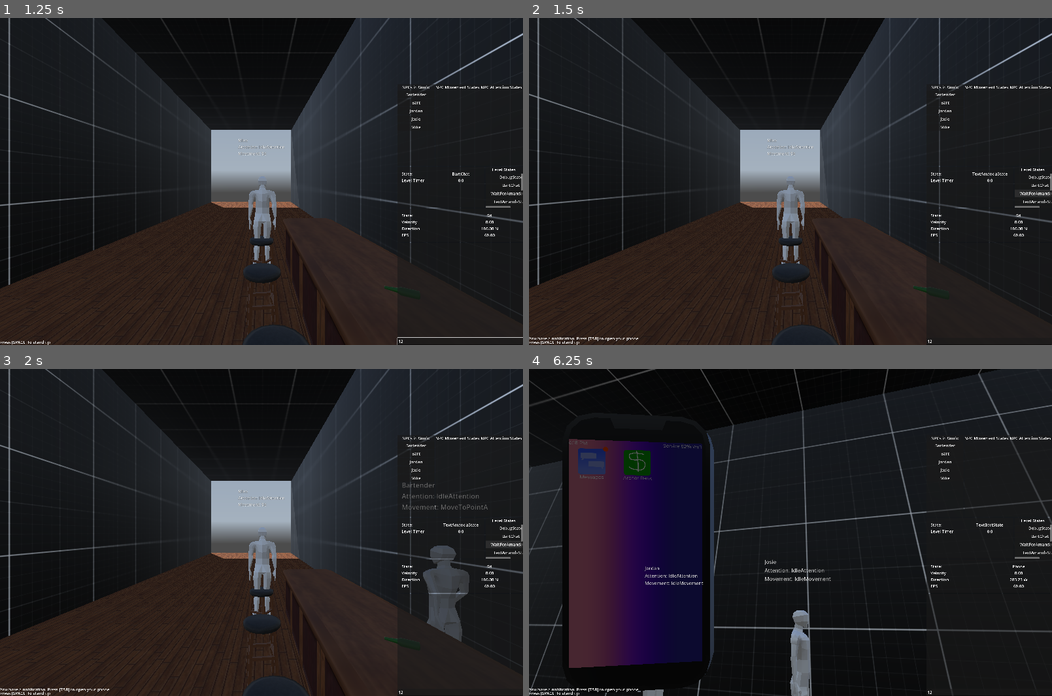
Above: before the commit, frames 1-4 (two rows, left to right).
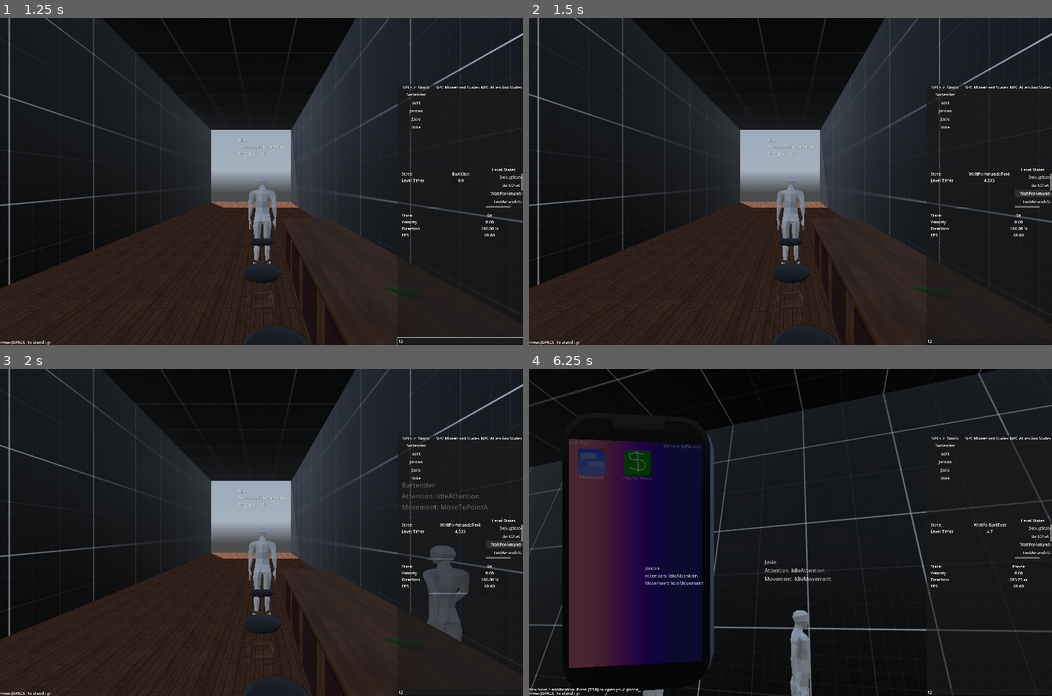
Above: after the commit, the same moments.

Repository: LucasMc17/One-Man-s-Trash
Game: Godot game, scene res://levels/level_01/root.tscn
Two runs of this game, one before a commit and one after it. Both use one fixed random seed, a clock stepped at 60 frames per second and the inputs below. A sky picture missing from this copy of the repository is replaced by a grey-blue gradient.
Inputs (mouse positions are in pixels of both pictures, inside the frame that each line leads up to):
- Up to frame 1 (1.25 s): click (460, 341) at 0.52 s; type "12" at 0.6 s
- Up to frame 2 (1.5 s): click "WaitForAmandaText" at 1.25 s
- Up to frame 3 (2 s): no input
- Up to frame 4 (6.25 s): click "TextAmandaState" at 2 s; click "WaitForBartText" at 2.75 s; click "TextBartState" at 3.5 s; click "GoToBartState" at 4.25 s; click "GoToBartState" at 5 s; tap Space (space) at 5.75 s; move the mouse to (816, 532) at 5.77 s; hold W (move_forward) from 5.78 s (still down); hold Tab (phone) from 5.78 s (still down); tap Enter (enter) at 5.85 s; click (816, 532) at 5.92 s

Frame 1 is identical in both runs. In frame 2, 0.1% of the frame differs, in the area x 0-92%, y 47-99%; in frame 3, 0.1%; in frame 4, less than 0.1%.

Commit message:
refactor hesitantly finished

Diff:
--- a/debug/debug_ui/level_status.gd
+++ b/debug/debug_ui/level_status.gd
@@ -28,7 +28,7 @@
 func _on_level_state_changed(new_state : LevelState) -> void:
 	_state.text = new_state.name
 	if new_state is LevelWaitState:
-		_timer = new_state.TIMER
+		_timer = new_state.timer
 	else:
 		_timer = null
 
--- a/globals/global_node.tscn
+++ b/globals/global_node.tscn
@@ -13,5 +13,3 @@
 [node name="Debug" type="Node" parent="." unique_id=1770779416]
 script = ExtResource("2_u1vfw")
 debug_override = "ON"
-skip_wait_times = true
-skip_typing = true
--- a/levels/level_01/root.gd
+++ b/levels/level_01/root.gd
@@ -2,21 +2,19 @@
 
 # TODO: Again, gotta make a level class/scene which this should inherit from.
 
-@onready var state_machine = %StateMachine
-
 ## How many NPCs the player has asked for a screwdriver.
-var npcs_asked_for_screwdrivers := 0
-
-## The amount of money the player has spent at the bar
-var bar_tab : float:
+var _npcs_asked_for_screwdrivers := 0
+## The amount of money the player has spent at the bar.
+var _bar_tab : float:
 	set(val):
-		bar_tab = val
-		Global.log(bar_tab)
-
-# TODO: I really hate these virtual properties. Don't do this.
+		_bar_tab = val
+		Global.log(_bar_tab)
+## Virtual property exposing the level's current state.
 var current_state : LevelState:
 	get():
 		return state_machine.current_state
+
+@onready var state_machine = %StateMachine
 
 func _ready():
 	Global.level = self
@@ -24,7 +22,7 @@
 	Events.dialog_chosen.connect(_on_dialog_chosen)
 	var mike = Global.npcs.Mike
 	var mike_chair = Global.important_scenes.MikeChair
-	mike.global_position = mike_chair._sit_marker.global_position
+	mike.global_position = mike_chair.sit_marker.global_position
 	mike.current_movement.transition('Sit', { "seat": mike_chair })
 
 
@@ -39,9 +37,9 @@
 	# if talk_tree.behavior_flags.has("CHANGE_TREE_BY_PATH"):
 	# 	npc.talk_tree = talk_tree.behavior_flags.CHANGE_TREE_BY_PATH
 	if talk_tree.behavior_flags.has("ASK_FOR_SCREWDRIVER"):
-		npcs_asked_for_screwdrivers += 1
+		_npcs_asked_for_screwdrivers += 1
 	if talk_tree.behavior_flags.has("ADD_TO_TAB"):
-		bar_tab += talk_tree.behavior_flags.ADD_TO_TAB
+		_bar_tab += talk_tree.behavior_flags.ADD_TO_TAB
 
 
 ## Event listener.
--- a/levels/level_01/root.tscn
+++ b/levels/level_01/root.tscn
@@ -152,31 +152,37 @@
 [node name="BartChat" type="Node" parent="StateMachine" unique_id=1282842520]
 script = ExtResource("14_dv2dd")
 
-[node name="WaitForAmandaText" type="Node" parent="StateMachine" unique_id=1895773746 node_paths=PackedStringArray("TIMER", "NEXT_STATE")]
+[node name="WaitForAmandaText" type="Node" parent="StateMachine" unique_id=1895773746 node_paths=PackedStringArray("timer", "_next_state")]
 script = ExtResource("13_dv2dd")
-TIMER = NodePath("../../LevelTimer")
-NEXT_STATE = NodePath("../TextAmandaState")
+timer = NodePath("../../LevelTimer")
+_next_state = NodePath("../TextAmandaState")
 metadata/_custom_type_script = "uid://daxt11k50236q"
 
-[node name="TextAmandaState" type="Node" parent="StateMachine" unique_id=348951805 node_paths=PackedStringArray("NEXT_STATE")]
+[node name="TextAmandaState" type="Node" parent="StateMachine" unique_id=348951805 node_paths=PackedStringArray("_next_state", "NEXT_STATE")]
 script = ExtResource("10_06tnj")
+_contact = ExtResource("11_v74tu")
 CONTACT = ExtResource("11_v74tu")
+_new_exchange = ExtResource("12_e1ace")
 NEW_EXCHANGE = ExtResource("12_e1ace")
+_next_state = NodePath("../WaitForBartText")
 NEXT_STATE = NodePath("../WaitForBartText")
 metadata/_custom_type_script = "uid://dvwhpd62w54hn"
 
-[node name="WaitForBartText" type="Node" parent="StateMachine" unique_id=1710754026 node_paths=PackedStringArray("TIMER", "NEXT_STATE")]
+[node name="WaitForBartText" type="Node" parent="StateMachine" unique_id=1710754026 node_paths=PackedStringArray("timer", "_next_state")]
 script = ExtResource("15_x43fk")
-TIMER = NodePath("../../LevelTimer")
-NEXT_STATE = NodePath("../TextBartState")
+timer = NodePath("../../LevelTimer")
+_next_state = NodePath("../TextBartState")
 metadata/_custom_type_script = "uid://daxt11k50236q"
 
-[node name="TextBartState" type="Node" parent="StateMachine" unique_id=1040090896 node_paths=PackedStringArray("NEXT_STATE")]
+[node name="TextBartState" type="Node" parent="StateMachine" unique_id=1040090896 node_paths=PackedStringArray("_next_state", "NEXT_STATE")]
 script = ExtResource("10_06tnj")
+_contact = ExtResource("13_xjxtq")
 CONTACT = ExtResource("13_xjxtq")
+_new_exchange = ExtResource("14_x43fk")
 NEW_EXCHANGE = ExtResource("14_x43fk")
+_next_state = NodePath("../GoToBartState")
 NEXT_STATE = NodePath("../GoToBartState")
-TIME = "6:22 PM"
+time = "6:22 PM"
 metadata/_custom_type_script = "uid://dvwhpd62w54hn"
 
 [node name="GoToBartState" type="Node" parent="StateMachine" unique_id=168205953]
@@ -184,7 +190,7 @@
 
 [node name="LookForScrewdriverState" type="Node" parent="StateMachine" unique_id=1813137226]
 script = ExtResource("19_2q5mi")
-TIME = "6:25 PM"
+time = "6:25 PM"
 
 [node name="LevelTimer" type="Timer" parent="." unique_id=755238126]
 
--- a/levels/level_01/states/bart_chat_state.gd
+++ b/levels/level_01/states/bart_chat_state.gd
@@ -6,8 +6,8 @@
 	var bart = Global.npcs.Bart
 	var player_chair = Global.important_scenes.PlayerChair
 	var bart_chair = Global.important_scenes.BartChair
-	bart.global_position = bart_chair._sit_marker.global_position
-	Global.player.global_position = player_chair._sit_marker.global_position
+	bart.global_position = bart_chair.sit_marker.global_position
+	Global.player.global_position = player_chair.sit_marker.global_position
 	Global.player.current_movement.transition('Sit', { "seat": player_chair })
 	Global.player.movement_state_machine.lock()
 	bart.current_movement.transition('Sit', { "seat": bart_chair })
--- a/levels/level_01/states/look_for_screwdriver_state.gd
+++ b/levels/level_01/states/look_for_screwdriver_state.gd
@@ -20,7 +20,6 @@
 func exit():
 	super()
 	Events.conversation_ended.disconnect(_on_conversation_ended)
-	# Global.npcs.Bartender._interactable.monitorable = true
 
 
 func _on_conversation_ended(npc : NPC):
--- a/levels/states/level_state.gd
+++ b/levels/states/level_state.gd
@@ -1,11 +1,10 @@
 class_name LevelState extends State
 
-# TODO: Migrate the below to lower case.
 ## Optional new time stamp for the level state, updating the global time property
-@export var TIME : String
+@export var time : String
 
 func enter(previous_state, ext):
 	super(previous_state, ext)
-	if !TIME.is_empty():
-		Global.game_state.time = TIME
+	if !time.is_empty():
+		Global.game_state.time = time
 	Events.level_state_changed.emit(self)
--- a/levels/states/level_texting_state.gd
+++ b/levels/states/level_texting_state.gd
@@ -1,17 +1,25 @@
 class_name LevelTextingState extends LevelState
 
-@export var CONTACT : TextContact
-@export var NEW_EXCHANGE : MessageList
-@export var NEXT_STATE : LevelState
+## The contact whom the player must have a text conversation with to end this state.
+@export var _contact : TextContact
+## The new exchange the player will have during this level state.
+@export var _new_exchange : MessageList
+## The state to transition to after the text conversation ends.
+@export var _next_state : LevelState
+## The extension to pass to the next state.
+@export var _next_state_extention := {}
 
 func enter(previous_state, ext):
 	super(previous_state, ext)
-	Events.text_received.emit(CONTACT, NEW_EXCHANGE)
+	Events.text_received.emit(_contact, _new_exchange)
 	Events.texting_ended.connect(_on_texting_ended)
+
 
 func exit():
 	Events.texting_ended.disconnect(_on_texting_ended)
 
+
+## Event Listener for global signal.
 func _on_texting_ended(contact : TextContact):
-	if contact == CONTACT:
-		transition(NEXT_STATE.name)
+	if contact == _contact:
+		transition(_next_state.name, _next_state_extention)
--- a/levels/states/level_wait_state.gd
+++ b/levels/states/level_wait_state.gd
@@ -1,22 +1,29 @@
 class_name LevelWaitState extends LevelState
 
-@export var TIMER : Timer
-@export var WAIT_TIME := 5.0
-@export var NEXT_STATE : LevelState
-@export var NEXT_STATE_EXTENSION := {}
+## The level timer to initialize for this state.
+@export var timer : Timer
+## How long in seconds the timer should run before this state expires.
+@export var _wait_time := 5.0
+## The next state to transition to once the timer ends.
+@export var _next_state : LevelState
+## The extension to pass to the next state.
+@export var _next_state_extention := {}
 
 func enter(previous_state, ext):
 	super(previous_state, ext)
-	TIMER.timeout.connect(_on_timer_timeout)
+	timer.timeout.connect(_on_timer_timeout)
 	if Global.debug.skip_wait_times:
-		TIMER.wait_time = 0.1
+		timer.wait_time = 0.1
 	else:
-		TIMER.wait_time = WAIT_TIME
-	TIMER.start()
+		timer.wait_time = _wait_time
+	timer.start()
+
 
 func exit():
-	TIMER.stop()
-	TIMER.timeout.disconnect(_on_timer_timeout)
+	timer.stop()
+	timer.timeout.disconnect(_on_timer_timeout)
 
+
+## Event Listener
 func _on_timer_timeout():
-	transition(NEXT_STATE.name, NEXT_STATE_EXTENSION)
+	transition(_next_state.name, _next_state_extention)
--- a/scenes/chairs/chair.gd
+++ b/scenes/chairs/chair.gd
@@ -10,15 +10,15 @@
 		_true_sit_position = val
 		_true_sit_position.y += 1
 		sit_position = val
-		if _sit_marker:
-			_sit_marker.position = sit_position
+		if sit_marker:
+			sit_marker.position = sit_position
 		if _eyeline_marker:
 			_eyeline_marker.position = _true_sit_position
 ## The position which the actor will move to when leaving the sitting state.
 @export var get_off_position := Vector3(-1, 0, 0):
 	set(val):
-		if _get_off_marker:
-			_get_off_marker.position = val
+		if get_off_marker:
+			get_off_marker.position = val
 		get_off_position = val
 
 @export_category("Model Info")
@@ -58,11 +58,11 @@
 var _true_sit_position := Vector3(0, 0.5, 0)
 
 @onready var interactable = %Interactable
-@onready var _sit_marker = %SitMarker
+@onready var sit_marker = %SitMarker
+@onready var get_off_marker = %GetOffMarker
 @onready var _eyeline_marker = %EyelineMarker
 @onready var _chair_mesh_instance = %ChairMesh
 @onready var _collision_shape_instance = %CollisionShape
-@onready var _get_off_marker = %GetOffMarker
 
 func _ready():
 	# force subscenes to access set functions
--- a/scenes/characters/npcs/states/movement_states/npc_sit_state.gd
+++ b/scenes/characters/npcs/states/movement_states/npc_sit_state.gd
@@ -27,11 +27,11 @@
 	if ext.has('seat'):
 		_seat = ext.seat
 		_seat.interactable.deactivate()
-	_sit_position = _seat._sit_marker.global_position
+	_sit_position = _seat.sit_marker.global_position
 	if ext.has('get_off_position'):
 		_get_off_position = ext.get_off_position
 	else:
-		_get_off_position = _seat._get_off_marker.global_position
+		_get_off_position = _seat.get_off_marker.global_position
 
 
 func update(delta):
--- a/scenes/characters/player/phone/phone_states/phone_home_state.gd
+++ b/scenes/characters/player/phone/phone_states/phone_home_state.gd
@@ -4,5 +4,5 @@
 
 ## Remove a notification from a specific icon. This is located here so that it can be called when clicking a list chat in the chats screen.
 func remove_notification(icon_name : String):
-	if _screen.ICONS.has(icon_name):
-		_screen.ICONS[icon_name].has_notification = false
+	if _screen.icons.has(icon_name):
+		_screen.icons[icon_name].has_notification = false
--- a/scenes/characters/player/phone/phone_ui/screens/back_button.gd
+++ b/scenes/characters/player/phone/phone_ui/screens/back_button.gd
@@ -1,9 +1,10 @@
 extends Button
 
-@export var PREVIOUS_STATE_NAME := ""
+## The name of the state to send the player back to when clicking this button
+@export var _previous_state_name := ""
 
 func _pressed():
-	if PREVIOUS_STATE_NAME == "":
+	if _previous_state_name == "":
 		Global.player_phone.current_state.transition(Global.player_phone.current_state.previous_state.name)
 	else:
-		Global.player_phone.current_state.transition(PREVIOUS_STATE_NAME)
+		Global.player_phone.current_state.transition(_previous_state_name)
--- a/scenes/characters/player/phone/phone_ui/screens/bank_screen/bank_screen.tscn
+++ b/scenes/characters/player/phone/phone_ui/screens/bank_screen/bank_screen.tscn
@@ -21,6 +21,7 @@
 size_flags_horizontal = 0
 size_flags_vertical = 0
 PREVIOUS_STATE_NAME = "HomeState"
+_previous_state_name = "HomeState"
 
 [node name="Label" type="Label" parent="MarginContainer/VBoxContainer" index="1" unique_id=1713074613]
 layout_mode = 2
--- a/scenes/characters/player/phone/phone_ui/screens/chat_screen/chat_screen.tscn
+++ b/scenes/characters/player/phone/phone_ui/screens/chat_screen/chat_screen.tscn
@@ -128,5 +128,6 @@
 size_flags_horizontal = 0
 size_flags_vertical = 0
 PREVIOUS_STATE_NAME = "ChatsState"
+_previous_state_name = "ChatsState"
 
 [connection signal="pressed" from="MarginContainer/VBoxContainer/VBoxContainer/DraftHolder/HBoxContainer/SendButton" to="." method="_on_send_button_pressed"]
--- a/scenes/characters/player/phone/phone_ui/screens/chats_screen/chats_screen.tscn
+++ b/scenes/characters/player/phone/phone_ui/screens/chats_screen/chats_screen.tscn
@@ -27,3 +27,4 @@
 size_flags_horizontal = 0
 size_flags_vertical = 0
 PREVIOUS_STATE_NAME = "HomeState"
+_previous_state_name = "HomeState"
--- a/scenes/characters/player/phone/phone_ui/screens/home_screen.gd
+++ b/scenes/characters/player/phone/phone_ui/screens/home_screen.gd
@@ -1,14 +1,17 @@
 extends Control
 
-@onready var ICON_CONTAINER = %IconContainer
+## Dictionary representing all icons in the home screen, keyed by their names.
+var icons := {}
 
-var ICONS := {}
+@onready var _icon_container = %IconContainer
 
 func _ready():
-	for child in ICON_CONTAINER.get_children():
-		ICONS[child.name] = child
+	for child in _icon_container.get_children():
+		icons[child.name] = child
 	Events.text_received.connect(_on_text_received)
 
+
+## Event listener for global signal.
 func _on_text_received(_contact_name : TextContact, _new_exchange : MessageList):
-	if ICONS.has('ChatsIcon'):
-		ICONS.ChatsIcon.has_notification = true
+	if icons.has('ChatsIcon'):
+		icons.ChatsIcon.has_notification = true
--- a/scenes/characters/player/player.gd
+++ b/scenes/characters/player/player.gd
@@ -191,7 +191,6 @@
 	else:
 		looking_at = null
 
-
 ## Gradually slow the player's momentum to 0 when no movement input is being made.
 func _handle_idle_momentum(deceleration : float) -> void:
 	var vel = Vector2(velocity.x,velocity.z)
@@ -206,4 +205,4 @@
 	return collider is Interactable \
 	and (collider.global_position - _interactor.global_position).length() < collider.max_distance \
 	and collider.get_interactive() \
-	and !current_movement._blocked_interactables.has(collider.interactable_key)
+	and !current_movement.blocked_interactables.has(collider.interactable_key)
--- a/scenes/characters/player/player.tscn
+++ b/scenes/characters/player/player.tscn
@@ -209,10 +209,9 @@
 collide_with_areas = true
 debug_shape_thickness = 5
 
-[node name="AttentionStateMachine" type="Node" parent="." unique_id=34343123 node_paths=PackedStringArray("CURRENT_STATE", "current_state")]
+[node name="AttentionStateMachine" type="Node" parent="." unique_id=34343123 node_paths=PackedStringArray("current_state")]
 unique_name_in_owner = true
 script = ExtResource("1_8afob")
-CURRENT_STATE = NodePath("Freelook")
 current_state = NodePath("Freelook")
 metadata/_custom_type_script = "uid://cau1wg8ulku16"
 
@@ -231,10 +230,9 @@
 actor = NodePath("../..")
 metadata/_custom_type_script = "uid://c5iy7liovrtbk"
 
-[node name="MovementStateMachine" type="Node" parent="." unique_id=1337822167 node_paths=PackedStringArray("CURRENT_STATE", "current_state")]
+[node name="MovementStateMachine" type="Node" parent="." unique_id=1337822167 node_paths=PackedStringArray("current_state")]
 unique_name_in_owner = true
 script = ExtResource("1_8afob")
-CURRENT_STATE = NodePath("Freemove")
 current_state = NodePath("Freemove")
 metadata/_custom_type_script = "uid://cau1wg8ulku16"
 
--- a/scenes/characters/player/states/movement_states/player_movement_state.gd
+++ b/scenes/characters/player/states/movement_states/player_movement_state.gd
@@ -13,7 +13,7 @@
 ## How fast to decelerate from the maximum speed toward 0 while in this state.
 @export var _deceleration := 0.4
 ## A list of interactables (by `Interactable.interactable_key`) which the player cannot interact with from this state.
-@export var _blocked_interactables : Array[StringName] = []
+@export var blocked_interactables : Array[StringName] = []
 
 func update(delta):
 	super(delta)
--- a/scenes/characters/player/states/movement_states/player_sit_state.gd
+++ b/scenes/characters/player/states/movement_states/player_sit_state.gd
@@ -20,7 +20,7 @@
 
 func _ready():
 	_gravity_enabled = false
-	_blocked_interactables = ['chair']
+	blocked_interactables = ['chair']
 
 
 func enter(previous_state, ext):
@@ -29,11 +29,11 @@
 	if ext.has('seat'):
 		_seat = ext.seat
 		_seat.interactable.deactivate()
-	_sit_position = _seat._sit_marker.global_position
+	_sit_position = _seat.sit_marker.global_position
 	if ext.has('get_off_position'):
 		_get_off_position = ext.get_off_position
 	else:
-		_get_off_position = _seat._get_off_marker.global_position
+		_get_off_position = _seat.get_off_marker.global_position
 
 
 func update(delta):
--- a/scenes/doors/debug_door_01.tscn
+++ b/scenes/doors/debug_door_01.tscn
@@ -9,8 +9,7 @@
 size = Vector3(1, 2, 0.1)
 
 [node name="DebugDoor01" unique_id=1505076371 instance=ExtResource("1_ljxpf")]
-_mesh_position = null
-_collision_position = null
+_mesh = SubResource("BoxMesh_ljxpf")
 
 [node name="DoorBody" parent="." index="0" unique_id=644540824]
 transform = Transform3D(1, 0, 4e-45, 0, 1, 0, -4e-45, 0, 1, 0.5, 0, 0)
--- a/scenes/doors/door.gd
+++ b/scenes/doors/door.gd
@@ -46,7 +46,7 @@
 @export var _mesh : Mesh:
 	set(val):
 		if _door_mesh:
-			_door_mesh._mesh = val
+			_door_mesh.mesh = val
 		_mesh = val
 ## The position of the mesh.
 @export var _mesh_position := Vector3.ZERO:
@@ -62,7 +62,7 @@
 		if _door_collision_shape:
 			_door_collision_shape.position = val
 		if _interactable:
-			_interactable._collision_position = val
+			_interactable.collision_position = val
 		_collision_position = val
 ## The shape of the collider for this door.
 @export var _collision_shape : Shape3D:
@@ -80,7 +80,7 @@
 @onready var _door_body : AnimatableBody3D = %DoorBody
 @onready var _door_mesh : MeshInstance3D= %DoorMesh
 @onready var _door_collision_shape : CollisionShape3D= %CollisionShape
-@onready var _interactable = %Interactable
+@onready var _interactable : Interactable = %Interactable
 
 func _ready():
 	is_open = is_open
